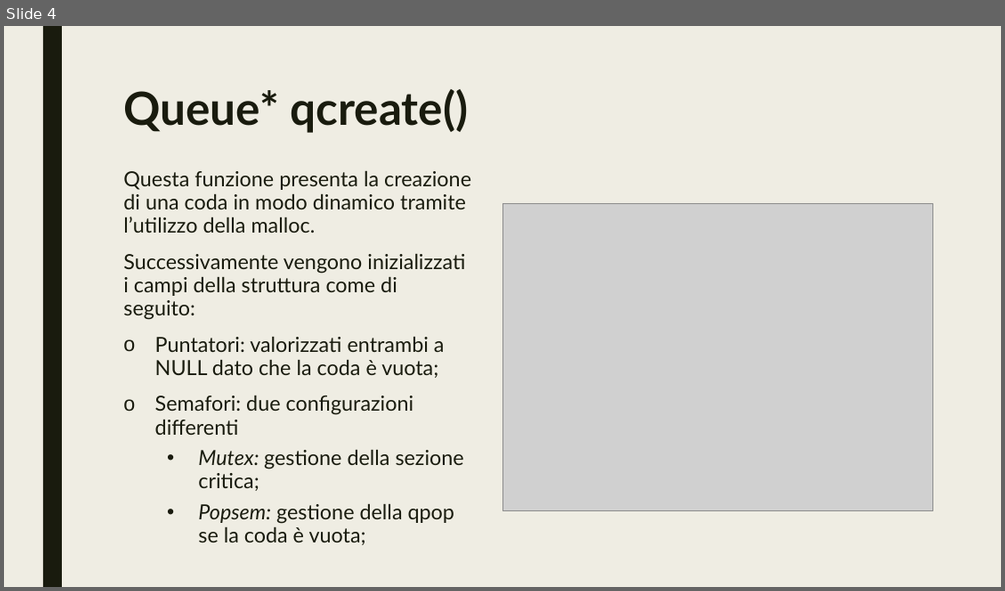
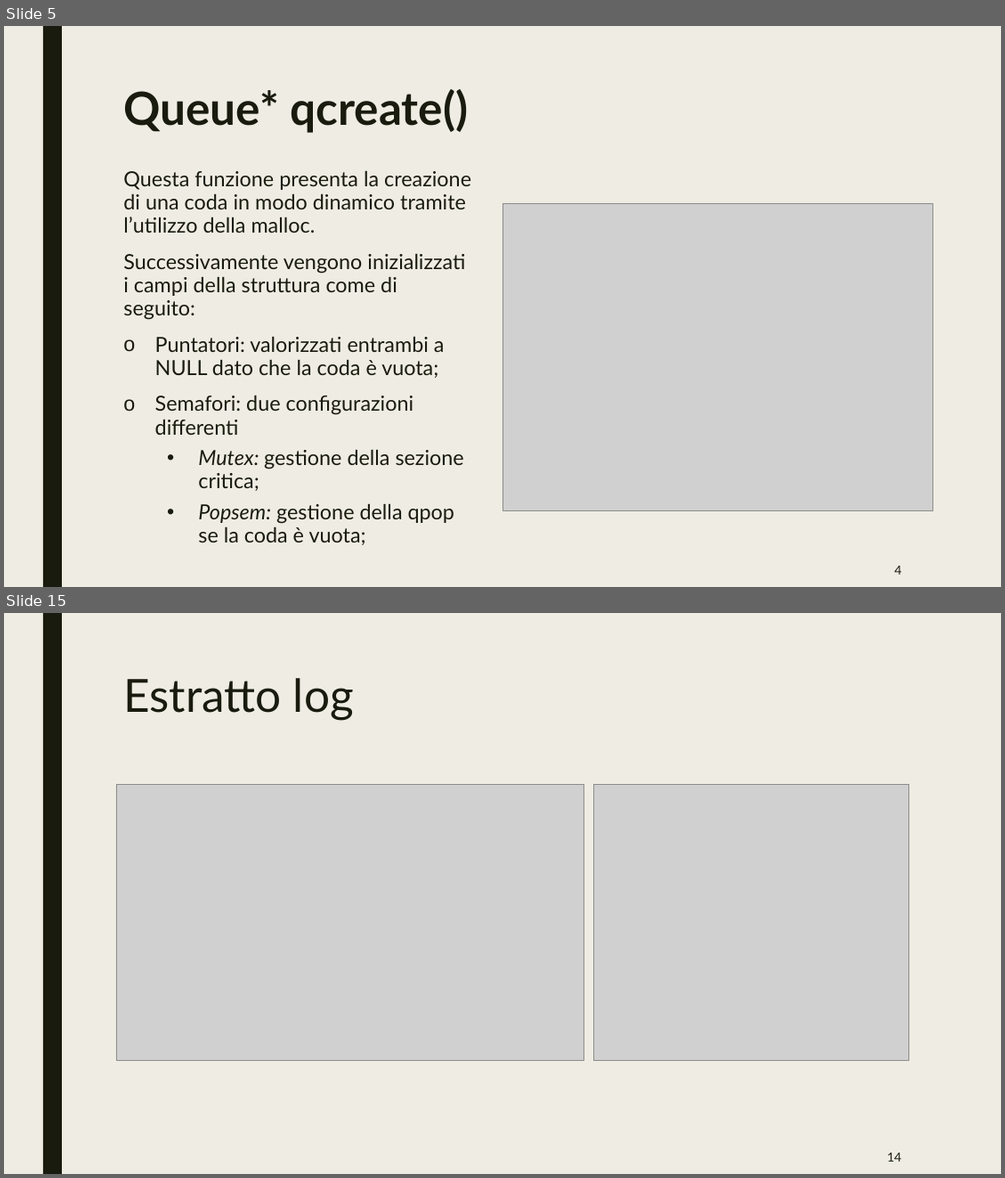
Before and after one commit to mleone21/RTES-Project, a slide deck: Presentazione progetto rtes.pptx. Shown one above the other, each under a label of ours: slide 4 before the commit, slides 5 and 15 after it; the slides between them are not shown. The pictures are 1005x591 and 1005x1178 pixels, drawn with LibreOffice and Linux fonts; fonts in the diff are those of the drawing; grey boxes stand for pictures. Boxes give left, top, right and bottom in pixels: in the first picture for what was removed or moved away, otherwise in the second. Text is boxed around its words. In the diff, an @@ line names an element or a change of style, - is before the commit and + after.

```diff
--- a/Presentazione progetto rtes.pptx
+++ b/Presentazione progetto rtes.pptx
@@ slide 15 added at bbox=[4, 613, 1001, 1174], background #EFEDE3; not listed: 1 template element that a slide beside it also shows @@
@@ title added at bbox=[123, 678, 354, 720], 44 pt, text #191B0E @@
+Estratto log
@@ picture added at bbox=[116, 784, 583, 1060] @@
@@ picture added at bbox=[594, 784, 909, 1060] @@
@@ page number added at bbox=[887, 1152, 901, 1161], 12 pt, text #191B0E @@
+14
@@ what was slide 4 is now slide 5 @@
@@ slide 5 changed as well @@
@@ page number added at bbox=[894, 565, 901, 574], 12 pt, text #191B0E @@
+4
```
Also in this commit, not shown: 3 other slides changed, 12 other slides added, 9 slides removed.
